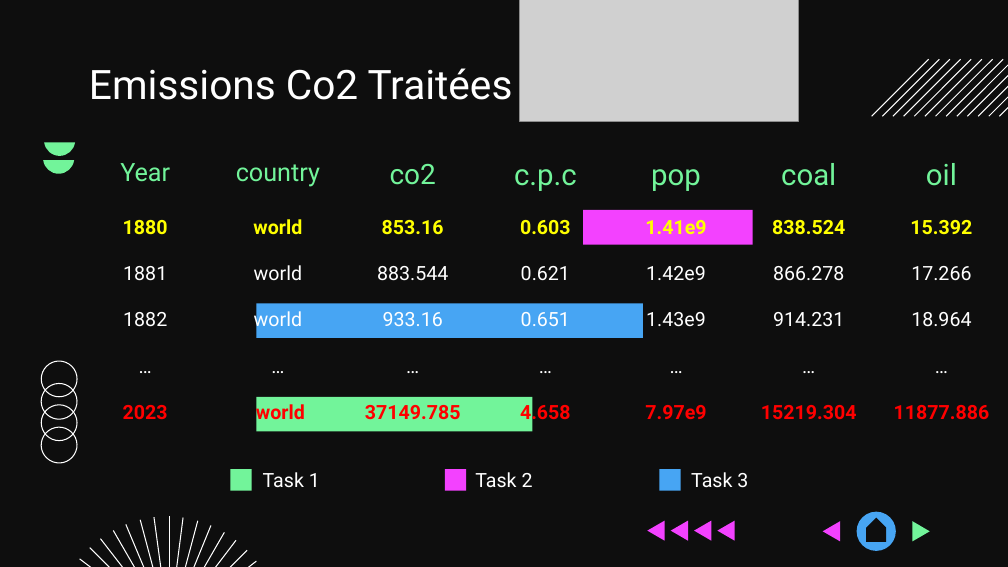
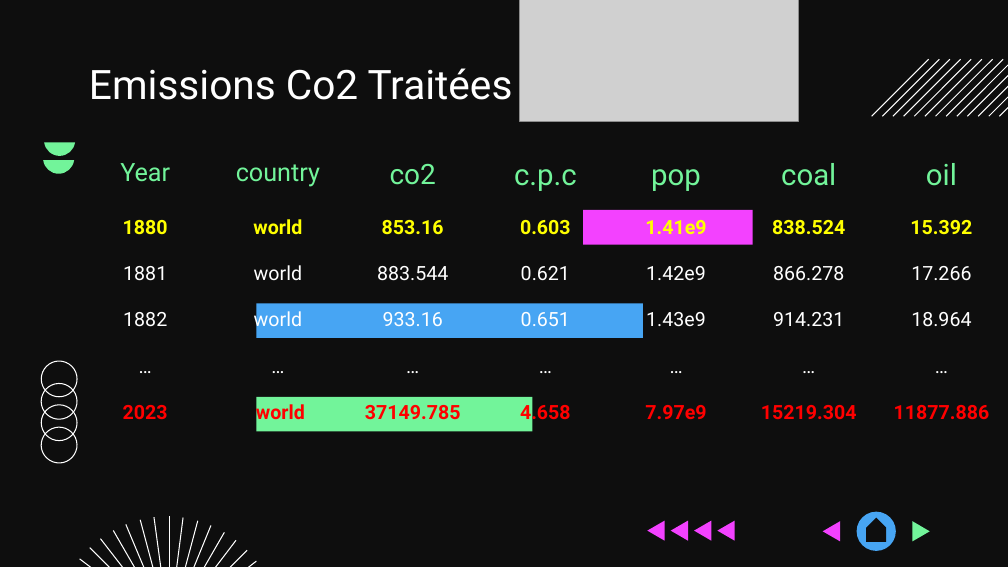
Before and after one commit to ebqydnjni/PROJET-BIGDATA, a slide deck: slide 10 of presentation.pptx. Drawn at 1008x567 pixels with LibreOffice and Linux fonts; fonts in the diff are those of the drawing; grey boxes stand for pictures; background and template pictures are left out. Boxes give left, top, right and bottom in pixels: in the first picture for what was removed or moved away, otherwise in the second. Text is boxed around its words. In the diff, an @@ line names an element or a change of style, - is before the commit and + after.

```diff
--- a/presentation.pptx
+++ b/presentation.pptx
@@ rounded rectangle removed at box(231, 470, 252, 491) @@
@@ text removed at box(263, 472, 320, 488) @@
-Task 1
@@ rounded rectangle removed at box(445, 470, 466, 491) @@
@@ text removed at box(475, 472, 533, 488) @@
-Task 2
@@ rounded rectangle removed at box(659, 470, 680, 491) @@
@@ text removed at box(691, 472, 748, 488) @@
-Task 3
```
Also in this commit, not shown: 1 other slide changed.
